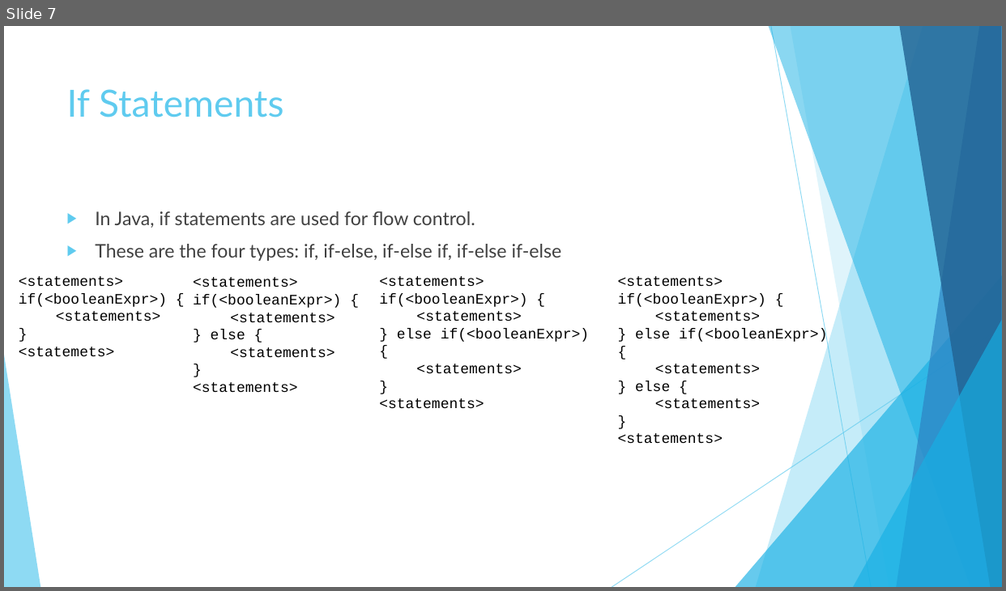
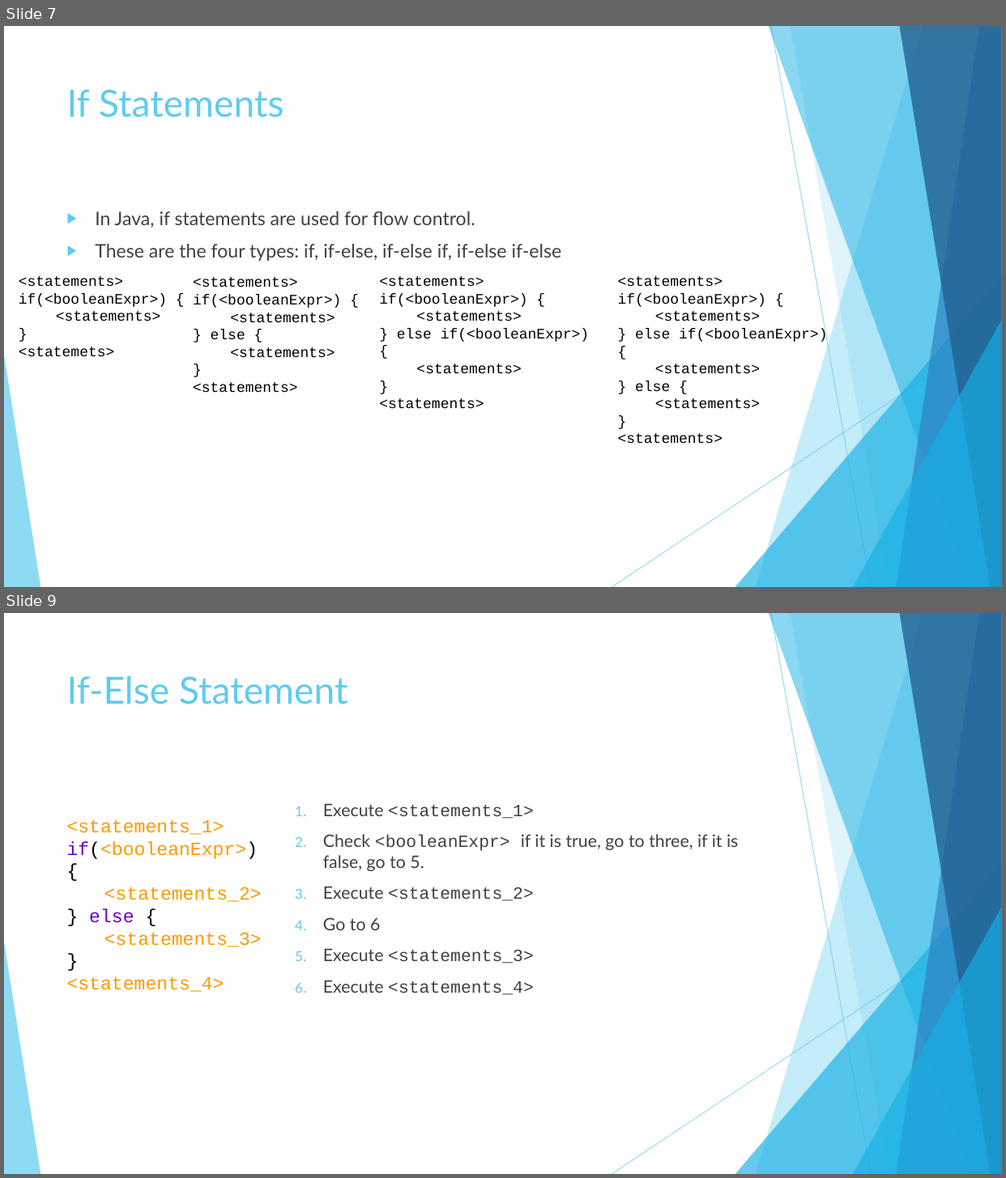
Before and after one commit to JoseRivas1998/Java-Game-Development-For-Absolute-Beginners, a slide deck: Slides/Lesson1.3.pptx. Shown one above the other, each under a label of ours: slide 7 before the commit, slides 7 and 9 after it; the slides between them are not shown. The pictures are 1006x591 and 1006x1178 pixels, drawn with LibreOffice and Linux fonts; fonts in the diff are those of the drawing. Boxes give left, top, right and bottom in pixels: in the first picture for what was removed or moved away, otherwise in the second. Text is boxed around its words. In the diff, an @@ line names an element or a change of style, - is before the commit and + after.

```diff
--- a/Slides/Lesson1.3.pptx
+++ b/Slides/Lesson1.3.pptx
@@ slide 9 added at <box>4,613,1002,1174</box>, background #FFFFFF; not listed: 10 template elements that a slide beside it also shows @@
@@ title added at <box>67,676,347,705</box>, 36 pt, text #5FCBEF @@
+If-Else Statement
@@ text added at <box>323,803,738,995</box>, 16.6 pt, text #404040 @@
+1. Execute <statements_1>
+2. Check <booleanExpr> if it is true, go to three, if it is false, go to 5.
+3. Execute <statements_2>
+4. Go to 6
+5. Execute <statements_3>
+6. Execute <statements_4>
@@ text added at <box>67,820,262,992</box>, 18 pt, text #FF9900 @@
+<statements_1>
+if(<booleanExpr>) {
+<statements_2>
+} else {
+<statements_3>
+}
+<statements_4>
```
Also in this commit, not shown: 7 other slides added, 10 other files.
